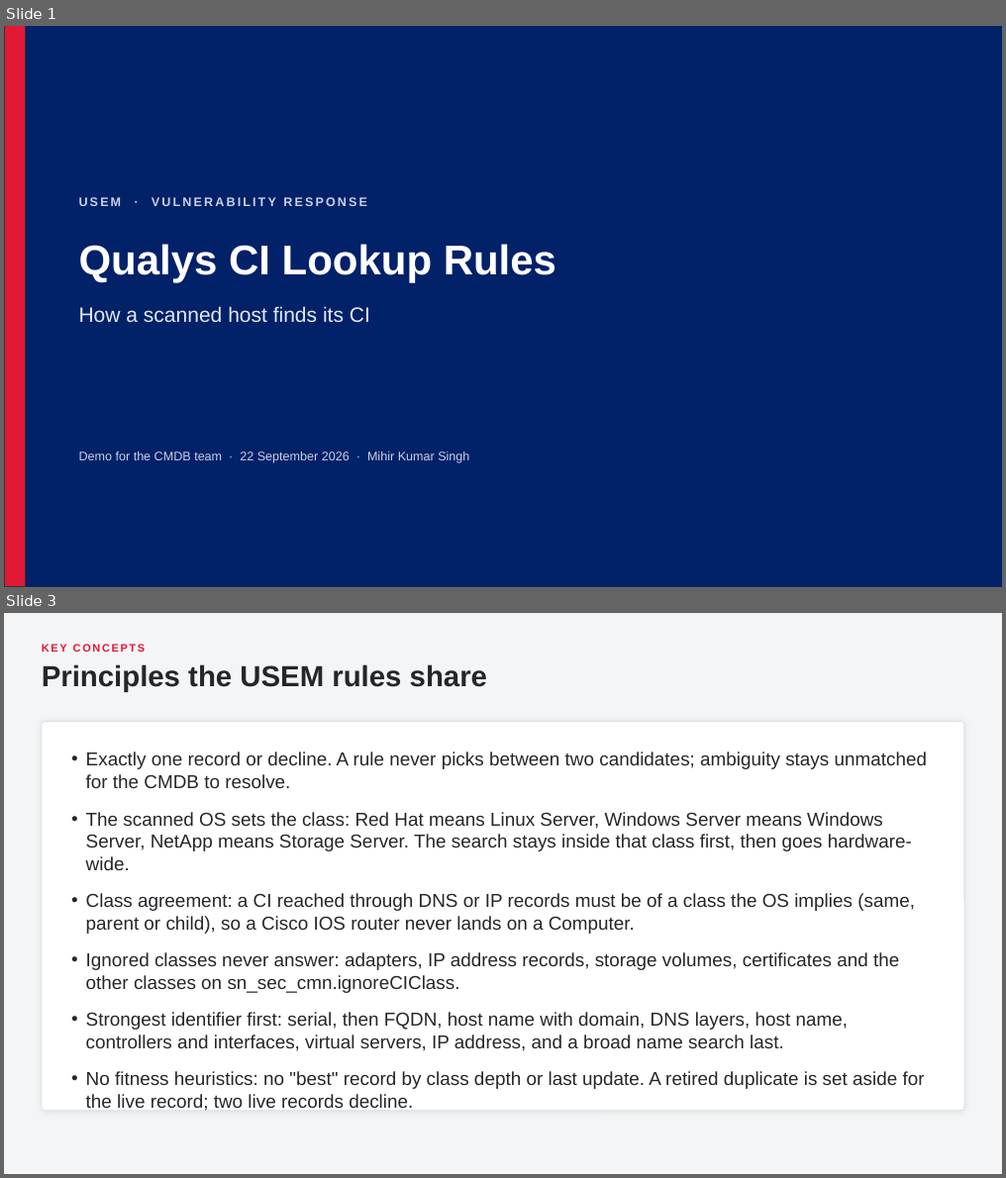
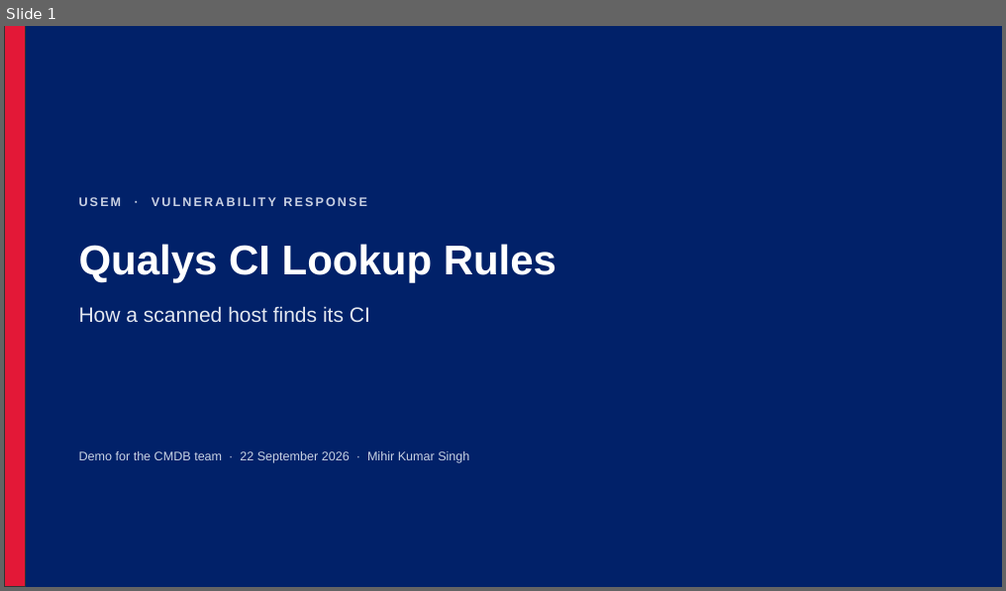
Before and after one commit to singhmihir/py, a slide deck: stories/qualys-ci-lookup-rules/Qualys CI Lookup Rules - CMDB Team Demo.pptx. Shown one above the other, each under a label of ours: slides 1 and 3 before the commit, slide 1 after it; the slides between them are not shown. The pictures are 1006x1178 and 1006x591 pixels, drawn with LibreOffice and Linux fonts; fonts in the diff are those of the drawing. Boxes give left, top, right and bottom in pixels: in the first picture for what was removed or moved away, otherwise in the second. Text is boxed around its words. In the diff, an @@ line names an element or a change of style, - is before the commit and + after.

```diff
--- a/stories/qualys-ci-lookup-rules/Qualys CI Lookup Rules - CMDB Team Demo.pptx
+++ b/stories/qualys-ci-lookup-rules/Qualys CI Lookup Rules - CMDB Team Demo.pptx
@@ slide 3 removed at <box>4,613,1002,1174</box>, background #F4F5F6 @@
@@ text removed at <box>42,644,145,652</box> @@
-KEY CONCEPTS
@@ text removed at <box>42,664,487,692</box> @@
-Principles the USEM rules share
@@ rounded rectangle removed at <box>42,722,964,1111</box> @@
@@ text removed at <box>86,752,927,1089</box> @@
-• Exactly one record or decline. A rule never picks between two candidates; ambiguity stays unmatched for the CMDB to resolve.
-• The scanned OS sets the class: Red Hat means Linux Server, Windows Server means Windows Server, NetApp means Storage Server. The search stays inside that class first, then goes hardware-wide.
-• Class agreement: a CI reached through DNS or IP records must be of a class the OS implies (same, parent or child), so a Cisco IOS router never lands on a Computer.
-• Ignored classes never answer: adapters, IP address records, storage volumes, certificates and the other classes on sn_sec_cmn.ignoreCIClass.
-• Strongest identifier first: serial, then FQDN, host name with domain, DNS layers, host name, controllers and interfaces, virtual servers, IP address, and a broad name search last.
-• No fitness heuristics: no "best" record by class depth or last update. A retired duplicate is set aside for the live record; two live records decline.
```
Also in this commit, not shown: 21 slides changed, 3 slides added, 2 other slides removed, 4 other files.
